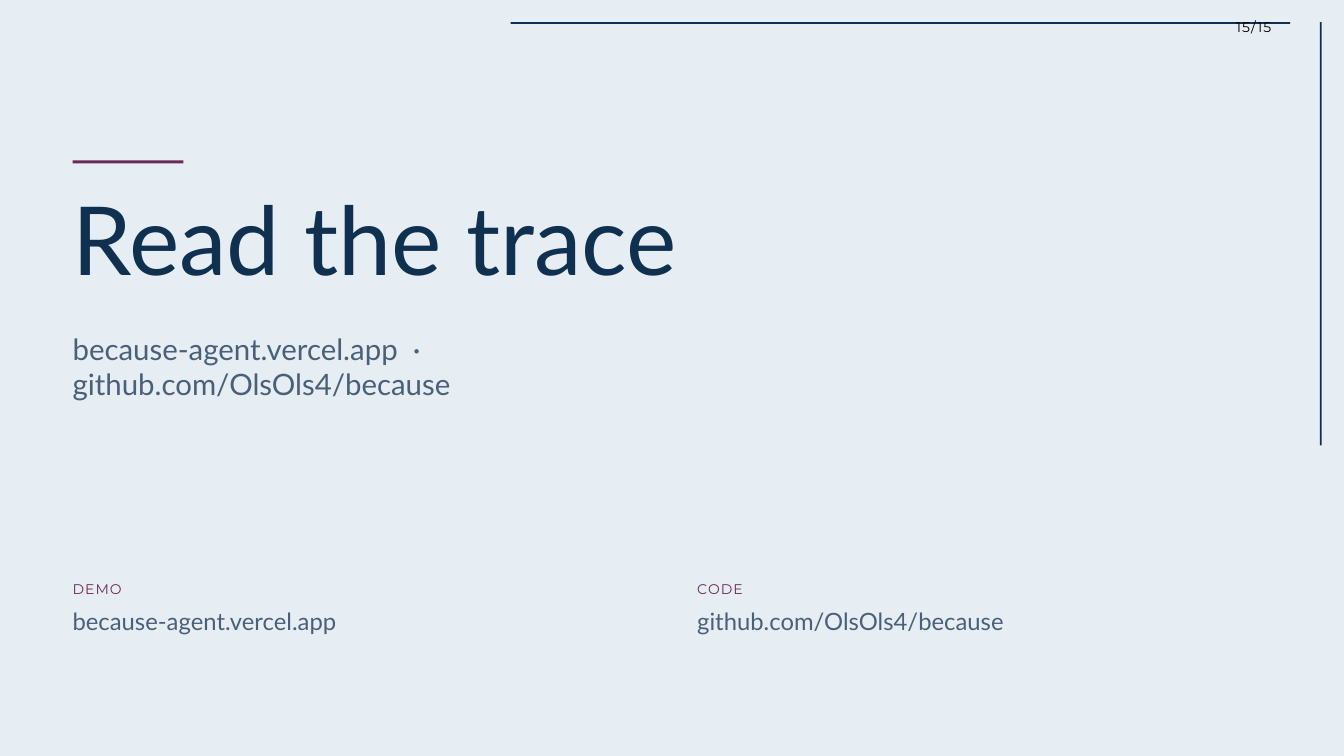
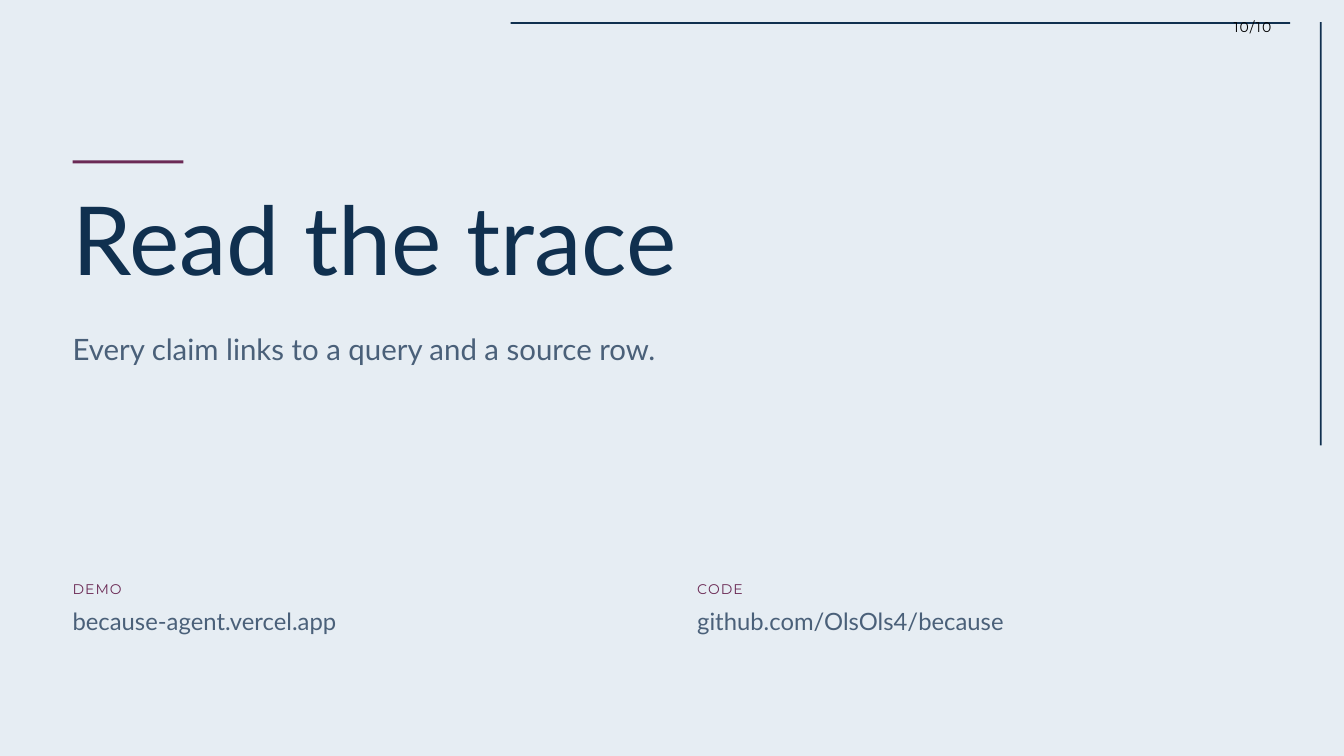
Before and after one commit to OlsOls4/because, a slide deck: slide 10 of docs/deck/Because-deck.pptx (slide 15 before the commit). Drawn at 1344x756 pixels with LibreOffice and Linux fonts; fonts in the diff are those of the drawing. Boxes give left, top, right and bottom in pixels: in the first picture for what was removed or moved away, otherwise in the second. Text is boxed around its words. In the diff, an @@ line names an element or a change of style, - is before the commit and + after.

```diff
--- a/docs/deck/Because-deck.pptx
+++ b/docs/deck/Because-deck.pptx
@@ text at bbox=[1234, 20, 1271, 34]: text changed @@
-15/15
+10/10
@@ text at bbox=[73, 338, 655, 365]: text changed @@
-because-agent.vercel.app · github.com/OlsOls4/because
+Every claim links to a query and a source row.
```
Also in this commit, not shown: 2 other slides changed, 7 slides added, 12 slides removed, 4 other files.
